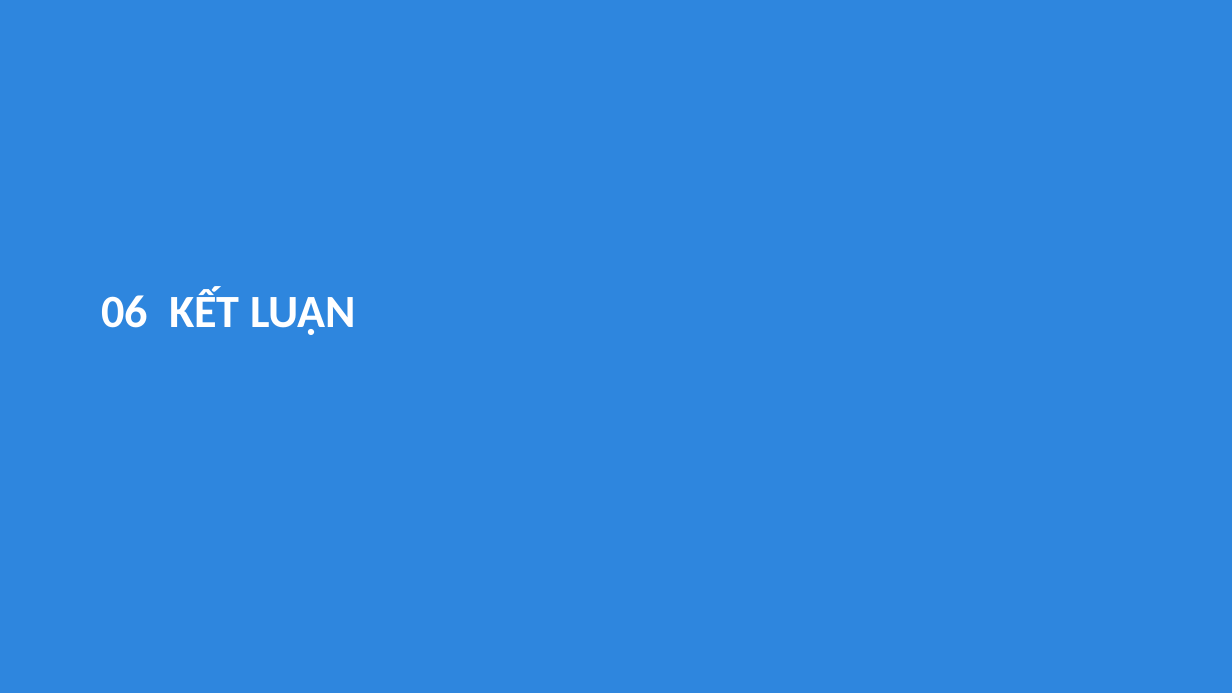
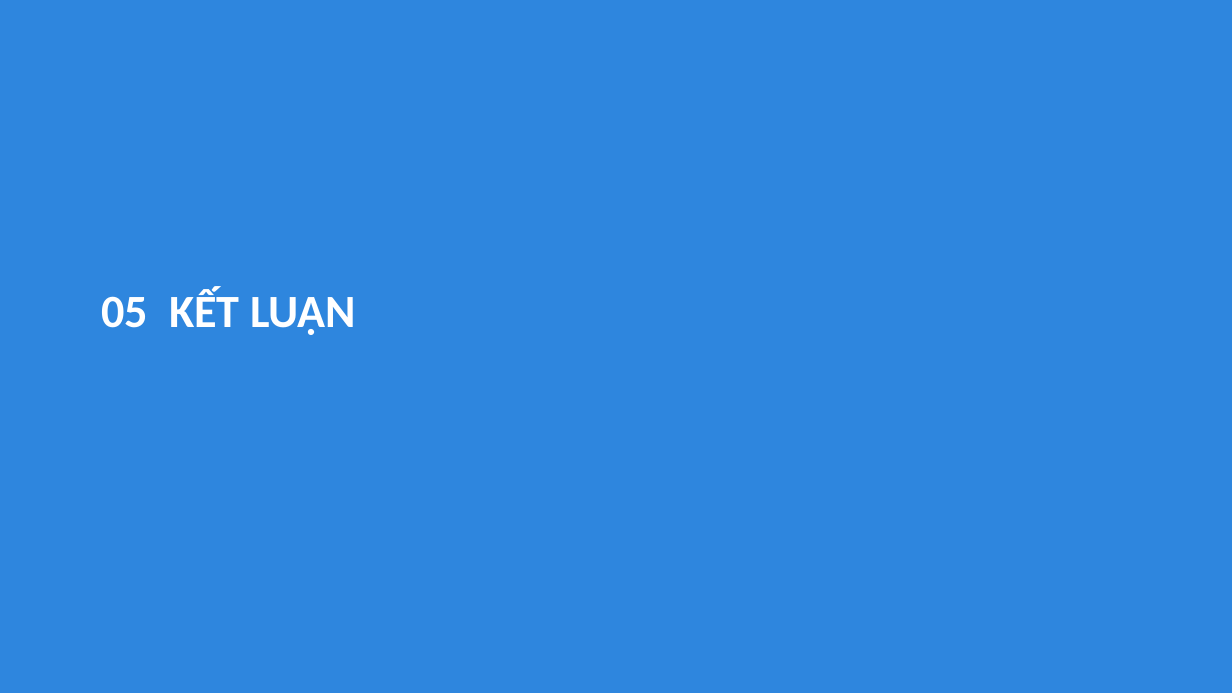
Before and after one commit to simasangggg/smartvn-report, a slide deck: slide 17 of SmartVN-Slides.pptx (slide 21 before the commit). Drawn at 1232x693 pixels with LibreOffice and Linux fonts; fonts in the diff are those of the drawing. Boxes give left, top, right and bottom in pixels: in the first picture for what was removed or moved away, otherwise in the second. Text is boxed around its words. In the diff, an @@ line names an element or a change of style, - is before the commit and + after.

```diff
--- a/SmartVN-Slides.pptx
+++ b/SmartVN-Slides.pptx
@@ text at box(101, 289, 356, 335): text changed @@
-06 KẾT LUẬN
+05 KẾT LUẬN
```
Also in this commit, not shown: 8 other slides changed, 1 slide added, 3 slides removed, 5 other files.
